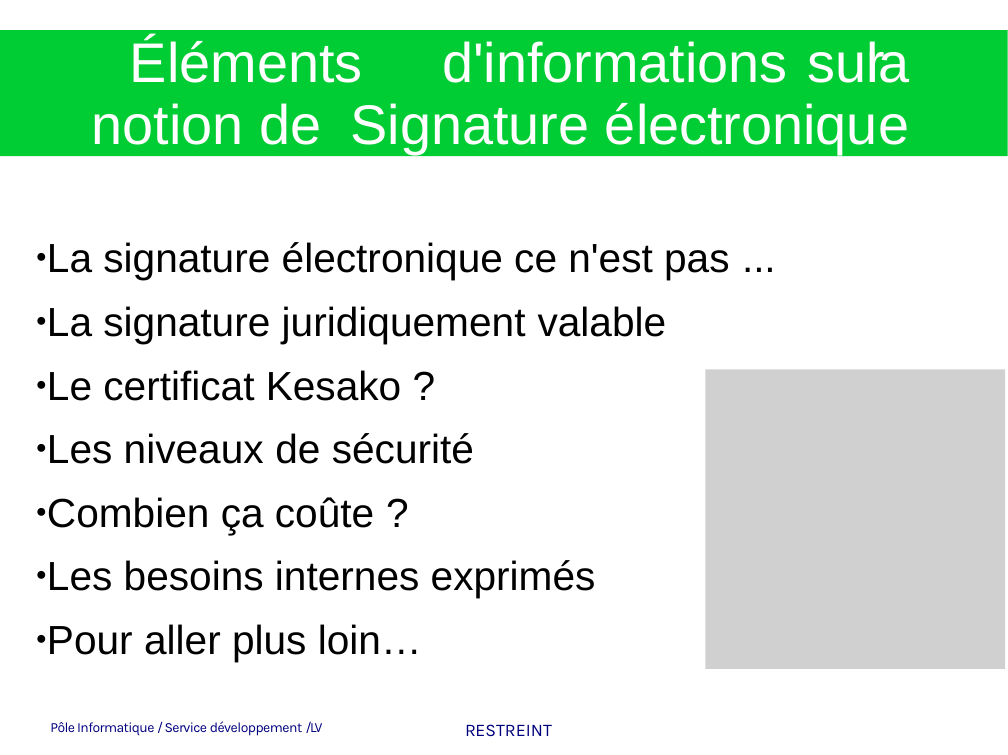
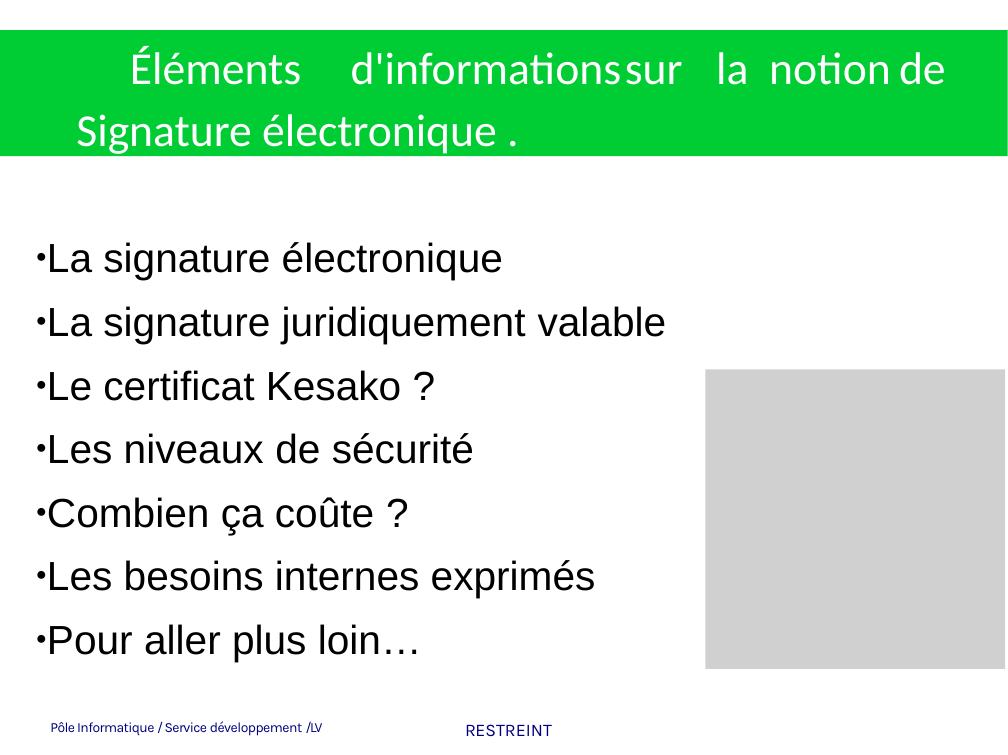
Before and after one commit to heylve/current, a slide deck: slide 1 of Presentations/la_signature_electronique_cest_quoi.odp. Drawn at 1008x755 pixels with LibreOffice and Linux fonts; fonts in the diff are those of the drawing; grey boxes stand for pictures; background and template pictures are left out. Boxes give left, top, right and bottom in pixels: in the first picture for what was removed or moved away, otherwise in the second. Text is boxed around its words. In the diff, an @@ line names an element or a change of style, - is before the commit and + after.

Commit message:
signature elect

```diff
--- a/Presentations/la_signature_electronique_cest_quoi.odp
+++ b/Presentations/la_signature_electronique_cest_quoi.odp
@@ title at (76,46,946,158): text changed; size 44 to 36 pt; font Arial to Calibri @@
-Éléments d'informations sur la notion de Signature électronique
+Éléments d'informations sur la notion de Signature électronique .
@@ text at (47,242,503,280): text changed @@
-● La signature électronique ce n'est pas ...
+● La signature électronique
```
Also in this commit, not shown: 10 other slides changed, 1 slide added, 2 slides removed, 5 other files.
